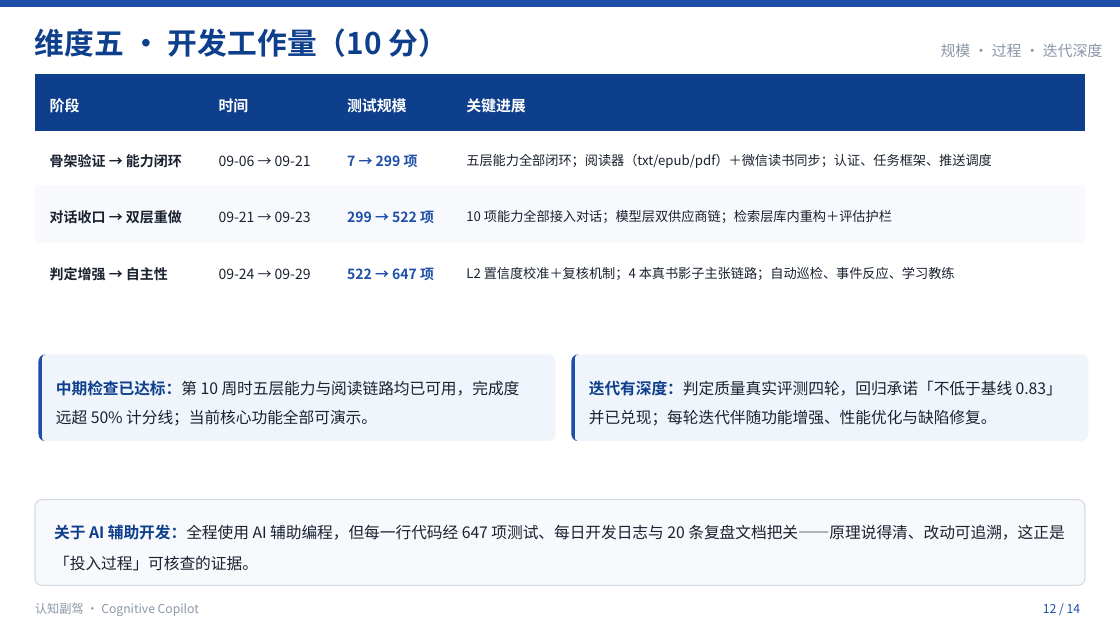
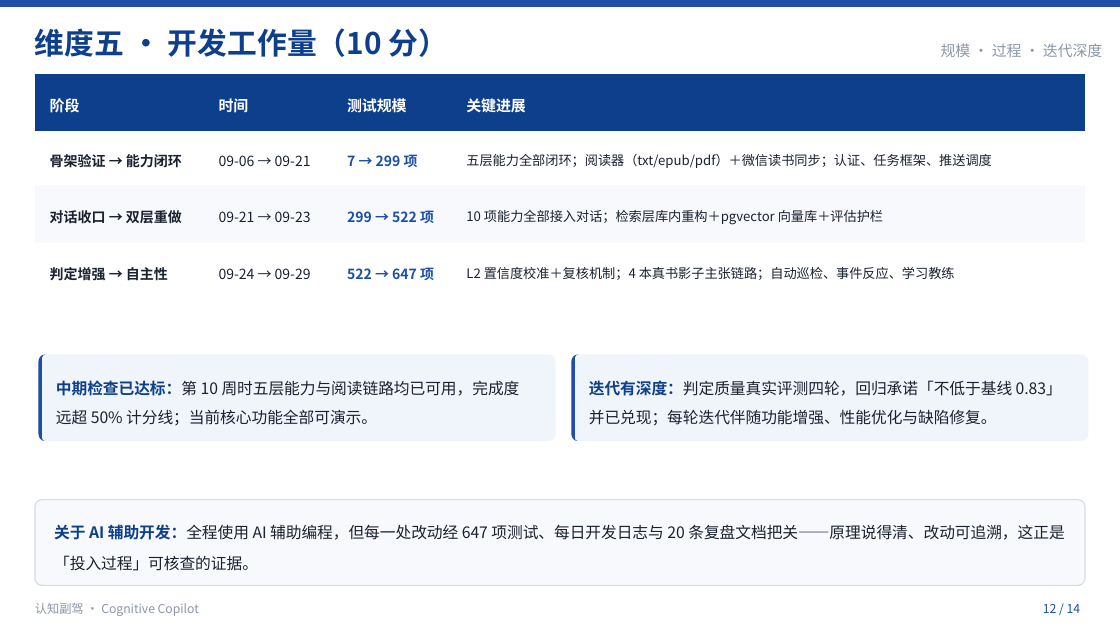
Before and after one commit to Curtainorange/knowledge-agent, a slide deck: slide 12 of output/认知副驾项目汇报/认知副驾项目汇报.pptx. Drawn at 1120x630 pixels with LibreOffice and Linux fonts; fonts in the diff are those of the drawing. Boxes give left, top, right and bottom in pixels: in the first picture for what was removed or moved away, otherwise in the second. Text is boxed around its words. In the diff, an @@ line names an element or a change of style, - is before the commit and + after.

Commit message:
docs: 修订答辩PPT——去掉模型双供应商与代码行数，补充RAG向量库技术(BGE+pgvector)，预留演示截图位

```diff
--- a/output/认知副驾项目汇报/认知副驾项目汇报.pptx
+++ b/output/认知副驾项目汇报/认知副驾项目汇报.pptx
@@ table at (x1=35, y1=75, x2=1086, y2=295) @@
-row 3, column 4: 10 项能力全部接入对话；模型层双供应商链；检索层库内重构＋评估护栏
+row 3, column 4: 10 项能力全部接入对话；检索层库内重构＋pgvector 向量库＋评估护栏
@@ text at (x1=54, y1=524, x2=1064, y2=571): text changed @@
-关于 AI 辅助开发：全程使用 AI 辅助编程，但每一行代码经 647 项测试、每日开发日志与 20 条复盘文档把关——原理说得清、改动可追溯，这正是「投入过程」可核查的证据。
+关于 AI 辅助开发：全程使用 AI 辅助编程，但每一处改动经 647 项测试、每日开发日志与 20 条复盘文档把关——原理说得清、改动可追溯，这正是「投入过程」可核查的证据。
```
Also in this commit, not shown: 4 other slides changed, 7 other files.
